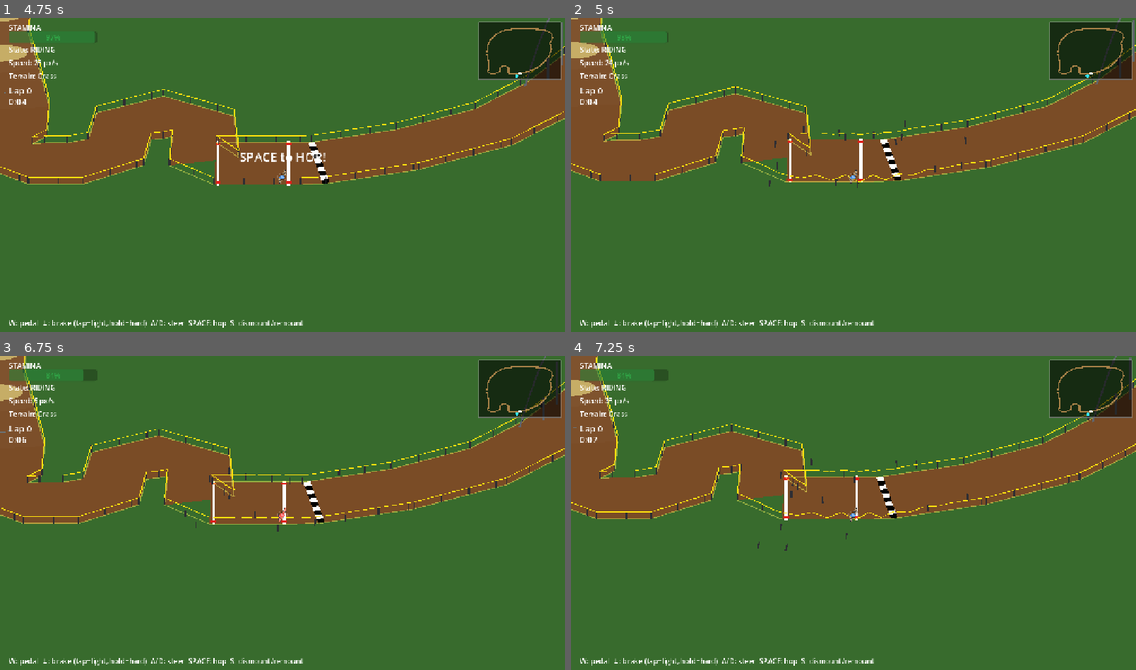
Above: before the commit, frames 1-4 (two rows, left to right).
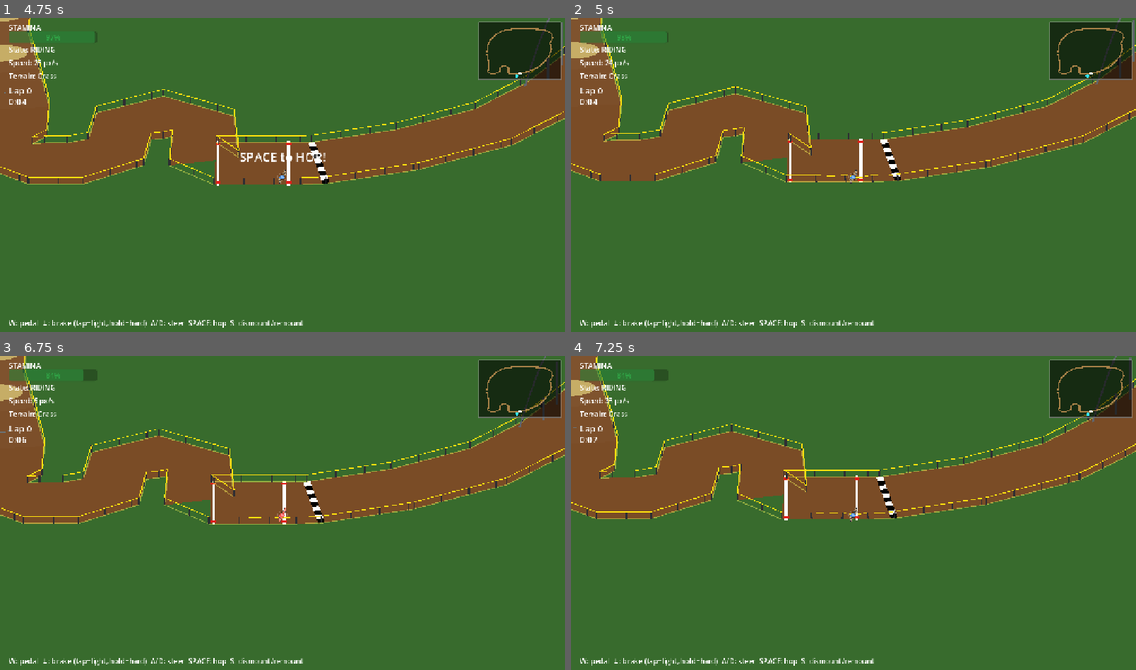
Above: after the commit, the same moments.

Repository: koniho/godot-cyclocross
Game: Godot game, scene res://scenes/test_arena.tscn
Two runs of this game, one before a commit and one after it. Both use one fixed random seed, a clock stepped at 60 frames per second and the inputs below. This scene is started directly instead of the project's main scene.
Inputs (mouse positions are in pixels of both pictures, inside the frame that each line leads up to):
- Up to frame 1 (4.75 s): tap Enter at 0.5 s; move the mouse to (406, 162) at 0.52 s; hold D (steer_right) 0.53-1.25 s; tap Space (action) at 0.6 s; click (406, 162) at 0.67 s; tap R (debug_restart) at 1.25, 2 s; drag from (169, 193) to (333, 190) at 1.27 s; move the mouse to (339, 105) at 2.02 s; hold D (steer_right) 2.03-2.75 s; hold W (pedal) 2.03-2.75 s; drag from (254, 240) to (339, 184) at 2.77 s; move the mouse to (452, 225) at 3.52 s; hold A (steer_left) 3.53-4.25 s; tap 1 at 3.6 s; drag from (113, 127) to (395, 178) at 4.27 s
- Up to frame 2 (5 s): no input
- Up to frame 3 (6.75 s): move the mouse to (310, 516) at 5.02 s; hold Down (brake) 5.03-5.75 s; tap 3 at 5.1 s; click (310, 516) at 5.17 s; tap R (debug_restart) at 5.75, 6.5 s; drag from (197, 434) to (418, 503) at 5.77 s; move the mouse to (406, 500) at 6.52 s; hold Up from 6.53 s (still down); tap 5 at 6.6 s
- Up to frame 4 (7.25 s): keep holding Up

Frame 1 is identical in both runs. In frame 2, 0.4% of the frame differs, in the area x 34-70%, y 32-55%; in frame 3, 0.2%; in frame 4, 0.4%, in the area x 33-71%, y 32-63%.

Commit message:
Tone down tape collision animation, fix pole tilt pivot
Poles now tilt by moving the top point (base stays planted). Reduced
tape droop from 28px to 12px, tilt from ±0.25 rad rotation to ±6px
horizontal shift. Animation radius reduced from 220px to 120px so
fewer adjacent segments are affected.

Co-Authored-By: Claude Opus 4.6 (1M context) <noreply@anthropic.com>

Diff:
--- a/src/course_builder.gd
+++ b/src/course_builder.gd
@@ -24,7 +24,7 @@
 const TAPE_POLE_HEIGHT  := 26.0
 const TAPE_WIDTH        := 2.5
 const TAPE_POLE_WIDTH   := 3.5
-const TAPE_ANIM_RADIUS  := 220.0
+const TAPE_ANIM_RADIUS  := 120.0
 const C_TAPE := Color(1.0, 0.88, 0.05)
 const C_POLE := Color(0.18, 0.18, 0.20)
 
@@ -366,18 +366,24 @@
 
 	var tw := create_tween()
 	seg.tween = tw
-	var droop := mid_rest + Vector2(0.0, 28.0 * strength)
-
+	# Gentle tape droop
+	var droop := mid_rest + Vector2(0.0, 12.0 * strength)
 	tw.tween_method(func(p: Vector2): tape.set_point_position(1, p),
-		mid_rest, droop, 0.10)
+		mid_rest, droop, 0.12)
 	tw.tween_method(func(p: Vector2): tape.set_point_position(1, p),
-		droop, mid_rest, 0.45)
-
+		droop, mid_rest, 0.50)
+
+	# Tilt poles by moving the top point (point 1) while base (point 0) stays fixed
 	for pole: Line2D in seg.poles:
-		var tilt := randf_range(-0.25, 0.25) * strength
+		var base: Vector2 = pole.get_point_position(0)
+		var top_rest: Vector2 = pole.get_point_position(1)
+		var tilt_px := randf_range(-6.0, 6.0) * strength
+		var top_tilted := top_rest + Vector2(tilt_px, 0.0)
 		var ptw := create_tween()
-		ptw.tween_property(pole, "rotation", tilt, 0.08)
-		ptw.tween_property(pole, "rotation", 0.0,  0.40)
+		ptw.tween_method(func(p: Vector2): pole.set_point_position(1, p),
+			top_rest, top_tilted, 0.10)
+		ptw.tween_method(func(p: Vector2): pole.set_point_position(1, p),
+			top_tilted, top_rest, 0.45)
 
 # ── Bridge ────────────────────────────────────────────────────────────────────
 
